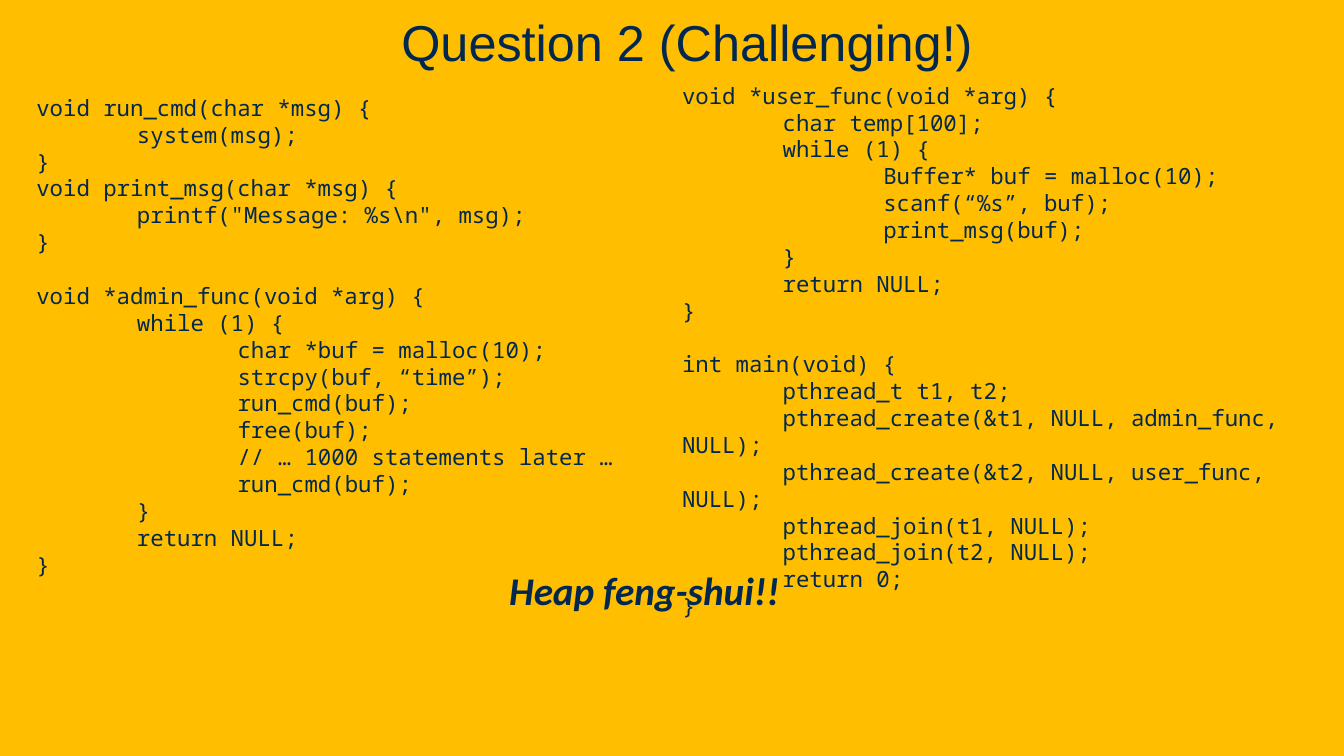
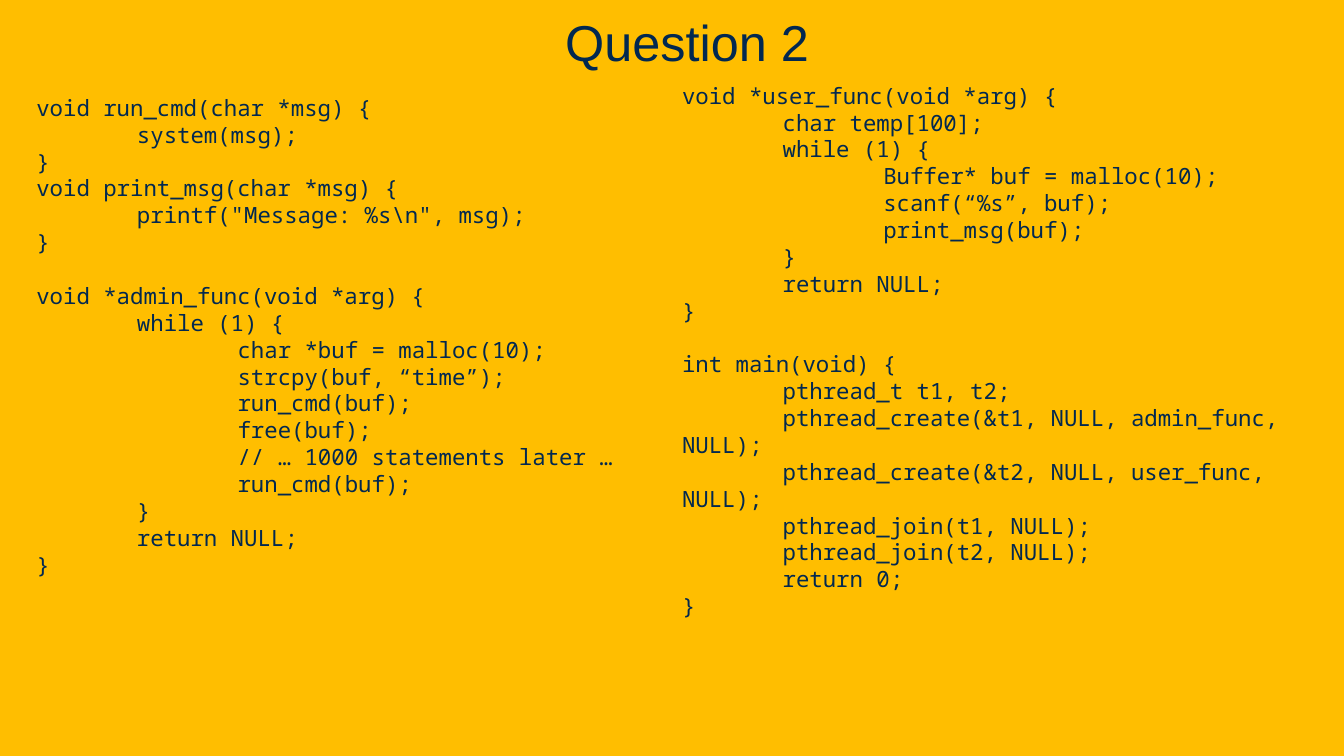
Before and after one commit to davsec-teaching/ecs160-f25, a slide deck: slide 148 of slides/9_software_security.pptx (slide 152 before the commit). Drawn at 1344x756 pixels with LibreOffice and Linux fonts; fonts in the diff are those of the drawing; background and template pictures are left out. Boxes give left, top, right and bottom in pixels: in the first picture for what was removed or moved away, otherwise in the second. Text is boxed around its words. In the diff, an @@ line names an element or a change of style, - is before the commit and + after.

```diff
--- a/slides/9_software_security.pptx
+++ b/slides/9_software_security.pptx
@@ title at (x1=565, y1=24, x2=809, y2=71): text changed @@
-Question 2 (Challenging!)
+Question 2
@@ text removed at (x1=509, y1=577, x2=779, y2=615) @@
-Heap feng-shui!!
```
Also in this commit, not shown: 4 slides removed, 1 other file.
